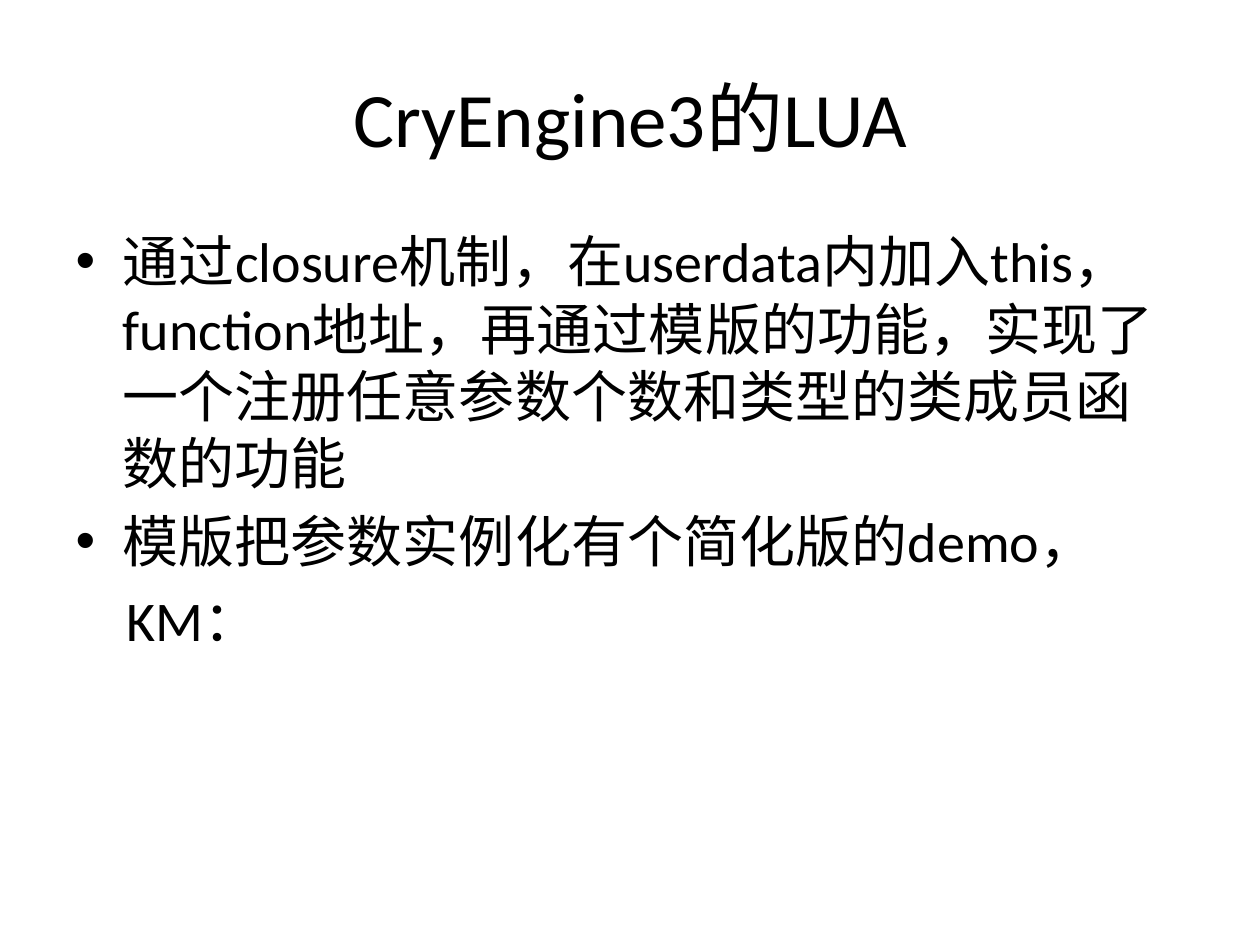
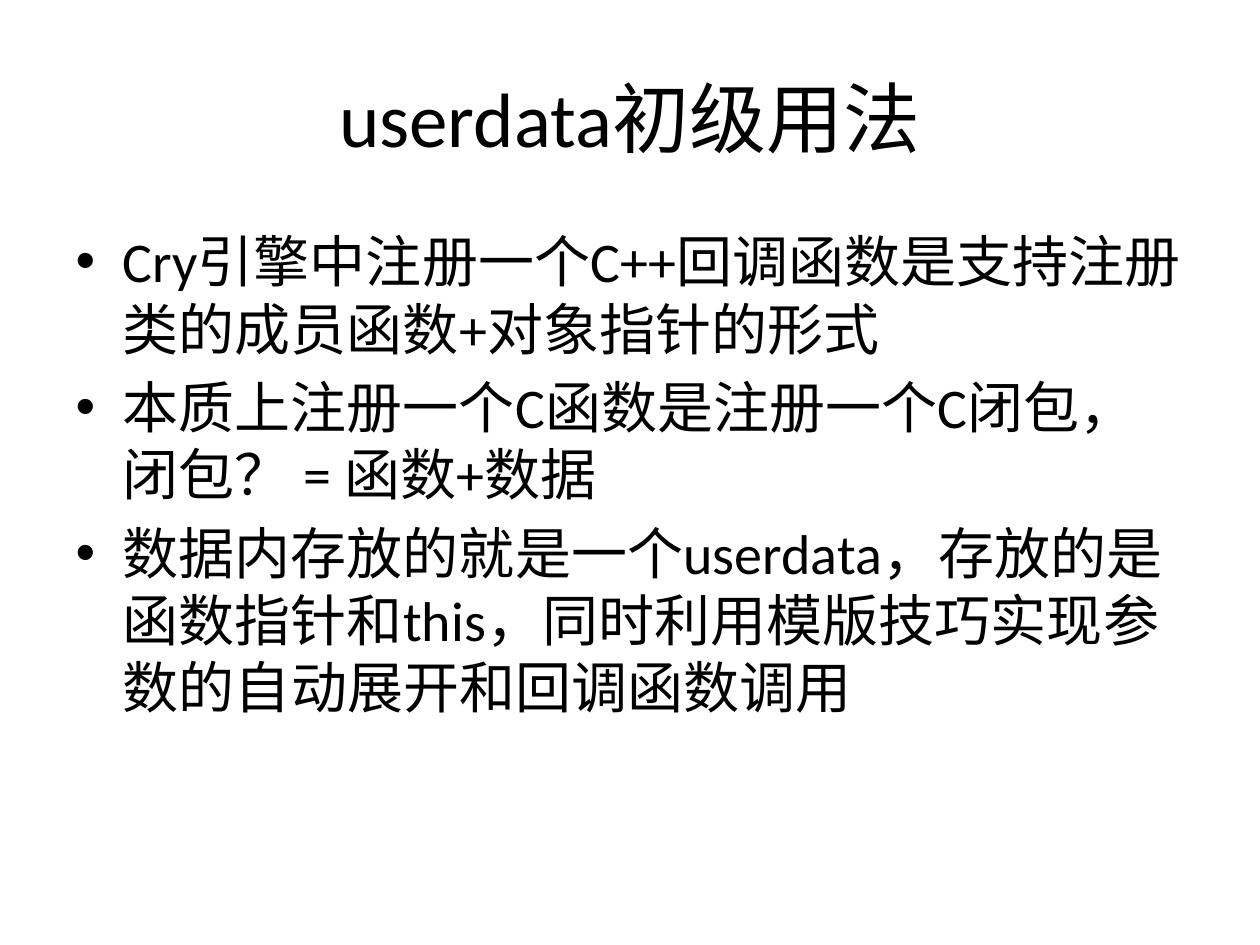
Before and after one commit to henryfung01/StreetFighter, a slide deck: slide 23 of lua1.pptx (slide 26 before the commit). Drawn at 1260x945 pixels with LibreOffice and Linux fonts; fonts in the diff are those of the drawing. Boxes give left, top, right and bottom in pixels: in the first picture for what was removed or moved away, otherwise in the second. Text is boxed around its words. In the diff, an @@ line names an element or a change of style, - is before the commit and + after.

```diff
--- a/lua1.pptx
+++ b/lua1.pptx
@@ title at (339, 83, 920, 154): text changed @@
-CryEngine3的LUA
+userdata初级用法
@@ text at (123, 235, 1181, 713): text changed @@
-• 通过closure机制，在userdata内加入this，function地址，再通过模版的功能，实现了一个注册任意参数个数和类型的类成员函数的功能
-• 模版把参数实例化有个简化版的demo，
-KM：
+• Cry引擎中注册一个C++回调函数是支持注册类的成员函数+对象指针的形式
+• 本质上注册一个C函数是注册一个C闭包，闭包？ = 函数+数据
+• 数据内存放的就是一个userdata，存放的是函数指针和this，同时利用模版技巧实现参数的自动展开和回调函数调用
```
Also in this commit, not shown: 9 other slides changed, 26 slides added, 12 slides removed.
